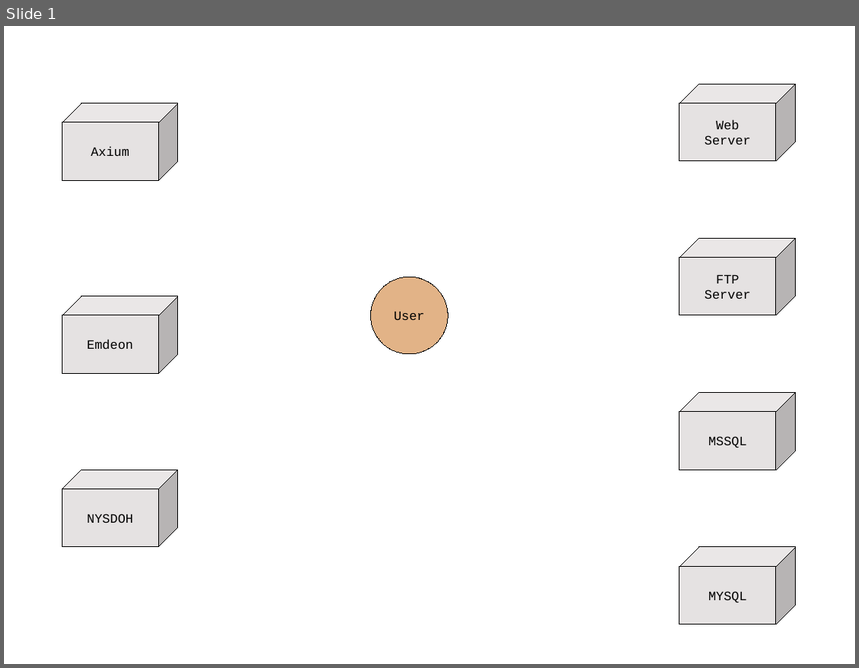
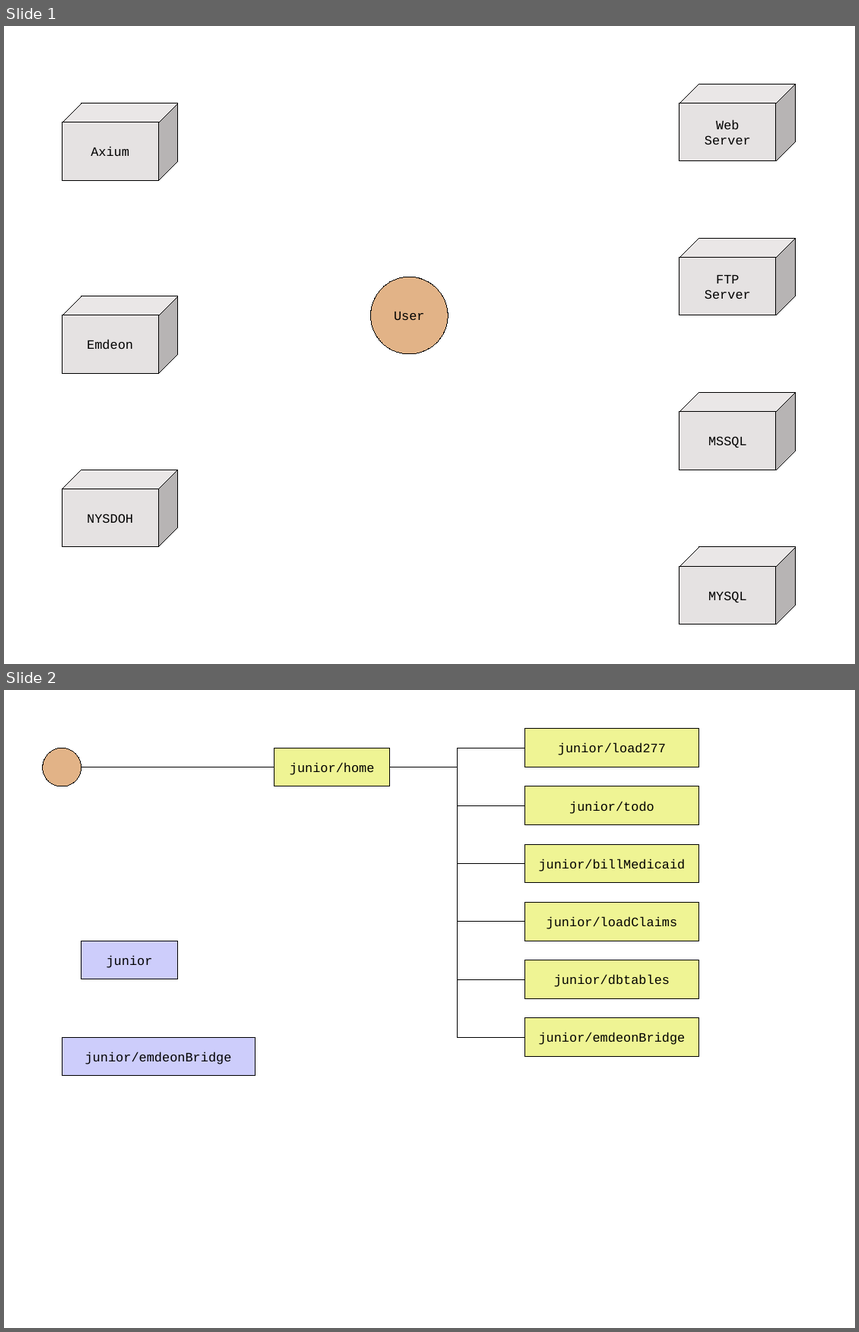
Before and after one commit to JamesLeB/Stout, a slide deck: Documents/junior.odp. Shown one above the other, each under a label of ours: slide 1 before the commit, slides 1 and 2 after it. The pictures are 859x668 and 859x1332 pixels, drawn with LibreOffice and Linux fonts; fonts in the diff are those of the drawing. Boxes give left, top, right and bottom in pixels: in the first picture for what was removed or moved away, otherwise in the second. Text is boxed around its words. In the diff, an @@ line names an element or a change of style, - is before the commit and + after.

```diff
--- a/Documents/junior.odp
+++ b/Documents/junior.odp
@@ slide 2 added at (4, 690, 855, 1328), background #FFFFFF @@
@@ rectangle added at (525, 729, 699, 768), fill #EFF494, outline #000000 0 pt, 12 pt, text #000000 @@
+junior/load277
@@ ellipse added at (43, 748, 82, 787), fill #E2B387, outline #000000 0 pt @@
@@ rectangle added at (275, 748, 390, 787), fill #EFF494, outline #000000 0 pt, 12 pt, text #000000 @@
+junior/home
@@ elbow line added from (390, 768) to (525, 748), #000000 0 pt @@
@@ elbow line added from (82, 768) to (275, 768), #000000 0 pt @@
@@ elbow line added from (390, 768) to (525, 806), #000000 0 pt @@
@@ elbow line added from (390, 768) to (525, 864), #000000 0 pt @@
@@ elbow line added from (390, 768) to (525, 922), #000000 0 pt @@
@@ elbow line added from (390, 768) to (525, 980), #000000 0 pt @@
@@ elbow line added from (390, 768) to (525, 1037), #000000 0 pt @@
@@ rectangle added at (525, 787, 699, 825), fill #EFF494, outline #000000 0 pt, 12 pt, text #000000 @@
+junior/todo
@@ rectangle added at (525, 844, 699, 883), fill #EFF494, outline #000000 0 pt, 12 pt, text #000000 @@
+junior/billMedicaid
@@ rectangle added at (525, 902, 699, 941), fill #EFF494, outline #000000 0 pt, 12 pt, text #000000 @@
+junior/loadClaims
@@ rectangle added at (82, 941, 178, 980), fill #CDCDFB, outline #000000 0 pt, 12 pt, text #000000 @@
+junior
@@ rectangle added at (525, 961, 699, 999), fill #EFF494, outline #000000 0 pt, 12 pt, text #000000 @@
+junior/dbtables
@@ rectangle added at (525, 1018, 699, 1057), fill #EFF494, outline #000000 0 pt, 12 pt, text #000000 @@
+junior/emdeonBridge
@@ rectangle added at (62, 1037, 255, 1076), fill #CDCDFB, outline #000000 0 pt, 12 pt, text #000000 @@
+junior/emdeonBridge
```
Also in this commit, not shown: 1 slide changed, 3 other slides added.
